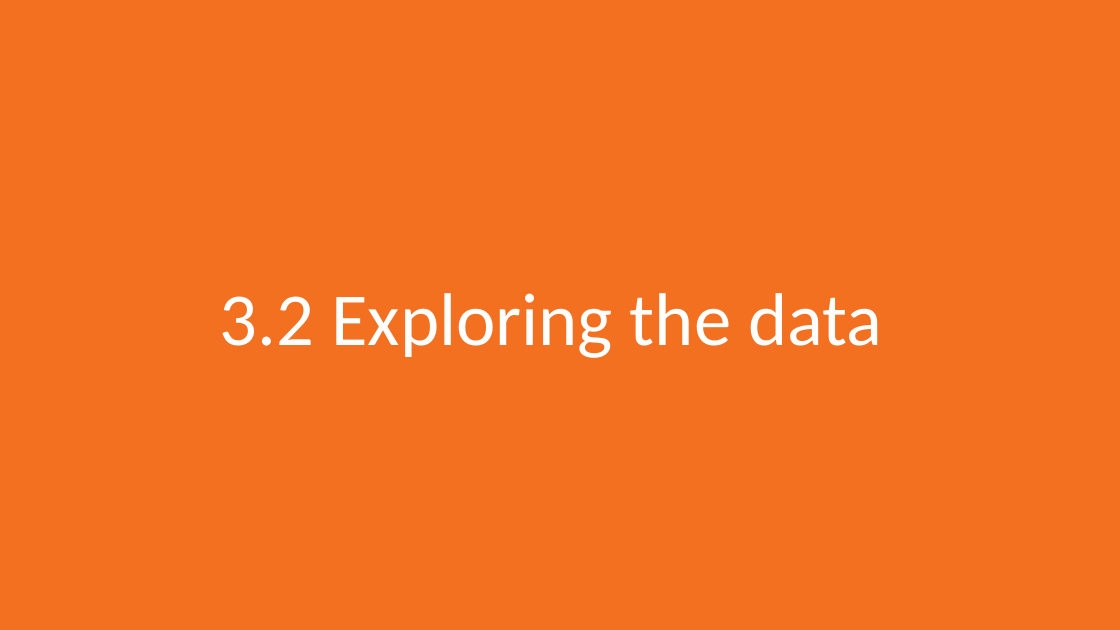
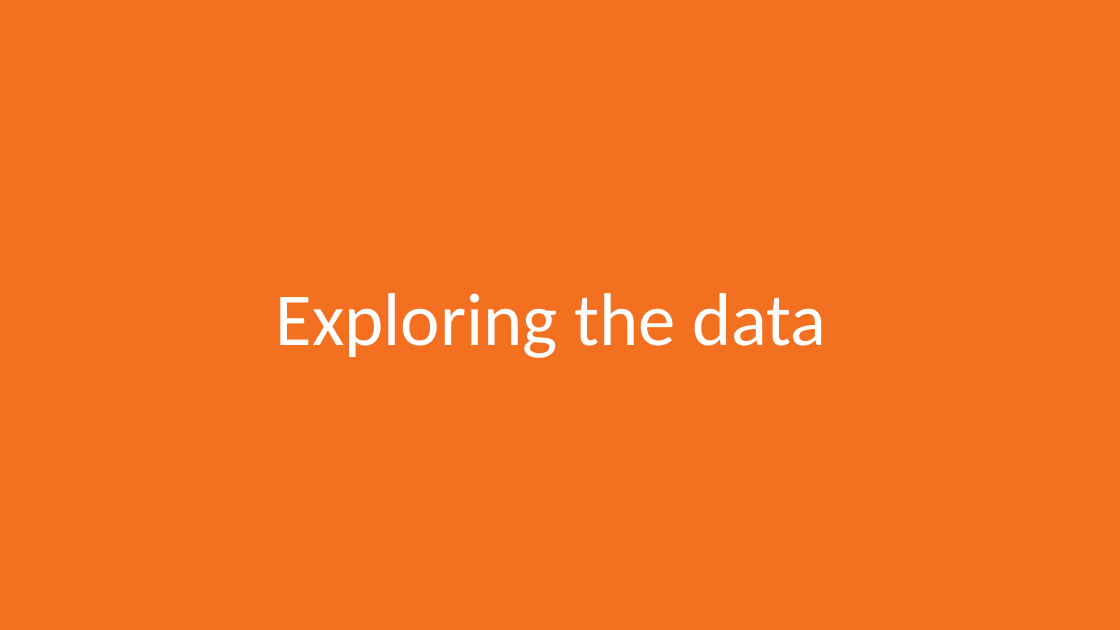
Before and after one commit to markstrefford/1.-Learning-Python-AI-by-Example, a slide deck: slide 8 of 3. Predicting Taxi Ride Duration/Slides/3.1.pptx. Drawn at 1120x630 pixels with LibreOffice and Linux fonts; fonts in the diff are those of the drawing. Boxes give left, top, right and bottom in pixels: in the first picture for what was removed or moved away, otherwise in the second. Text is boxed around its words. In the diff, an @@ line names an element or a change of style, - is before the commit and + after.

Commit message:
Adding slides

```diff
--- a/3. Predicting Taxi Ride Duration/Slides/3.1.pptx
+++ b/3. Predicting Taxi Ride Duration/Slides/3.1.pptx
@@ title at (x1=276, y1=293, x2=827, y2=358): text changed @@
-3.2 Exploring the data
+Exploring the data
```
Also in this commit, not shown: 16 slides removed, 5 other files.
